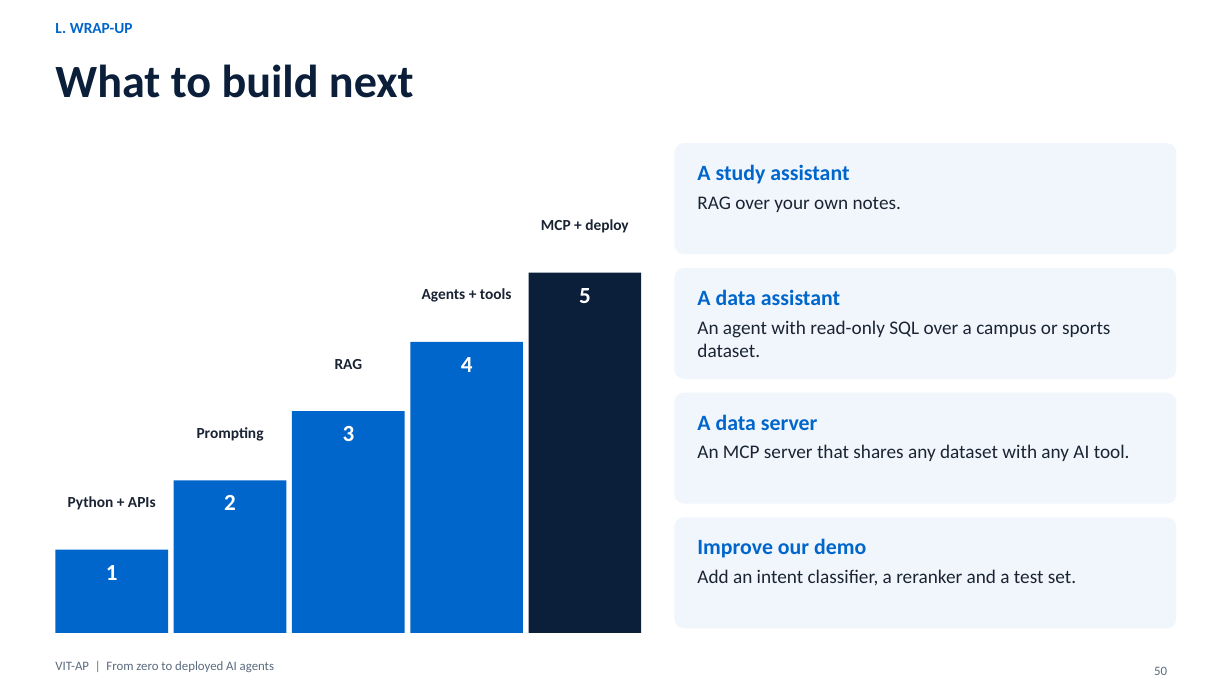
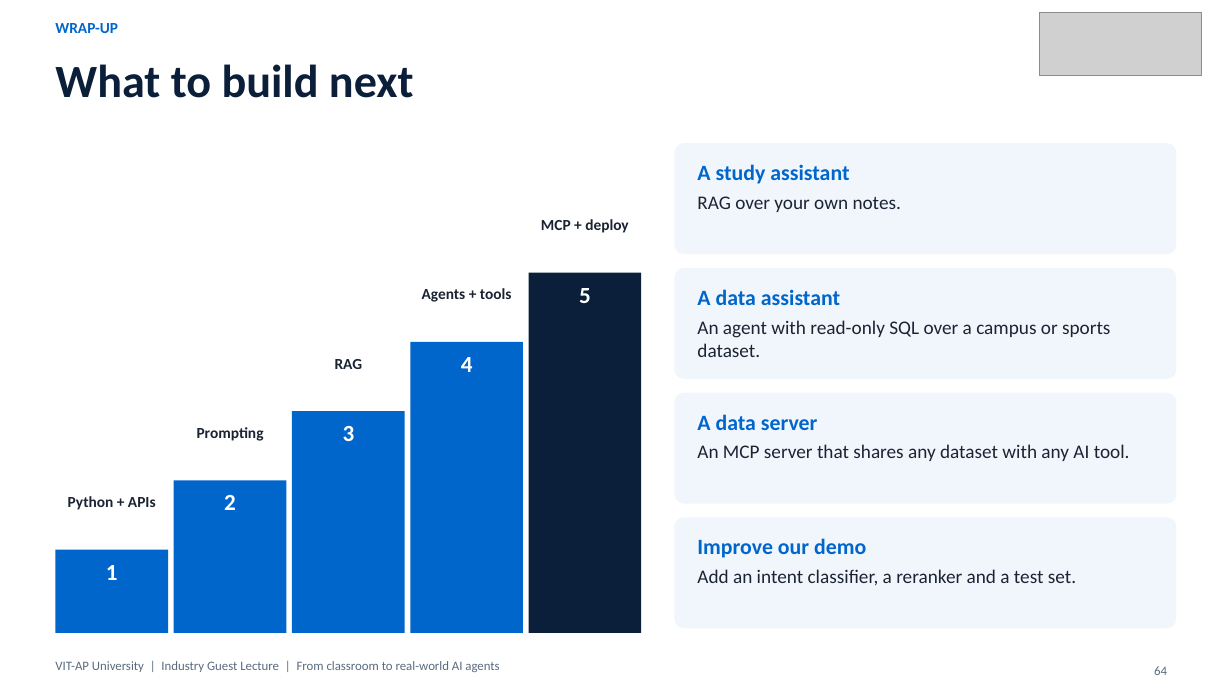
Before and after one commit to nareshroyalc/Demo, a slide deck: slide 64 of deck/VIT-AP_AI_Webinar.pptx (slide 50 before the commit). Drawn at 1232x693 pixels with LibreOffice and Linux fonts; fonts in the diff are those of the drawing; grey boxes stand for pictures. Boxes give left, top, right and bottom in pixels: in the first picture for what was removed or moved away, otherwise in the second. Text is boxed around its words. In the diff, an @@ line names an element or a change of style, - is before the commit and + after.

```diff
--- a/deck/VIT-AP_AI_Webinar.pptx
+++ b/deck/VIT-AP_AI_Webinar.pptx
@@ text at <box>55,23,118,33</box>: text changed @@
-L. WRAP-UP
+WRAP-UP
@@ picture added at <box>1040,13,1202,76</box> @@
@@ text at <box>55,661,499,672</box>: text changed @@
-VIT-AP | From zero to deployed AI agents
+VIT-AP University | Industry Guest Lecture | From classroom to real-world AI agents
@@ page number at <box>1154,666,1167,675</box>: text changed @@
-50
+64
```
Also in this commit, not shown: 49 other slides changed, 14 slides added, 6 other files.
